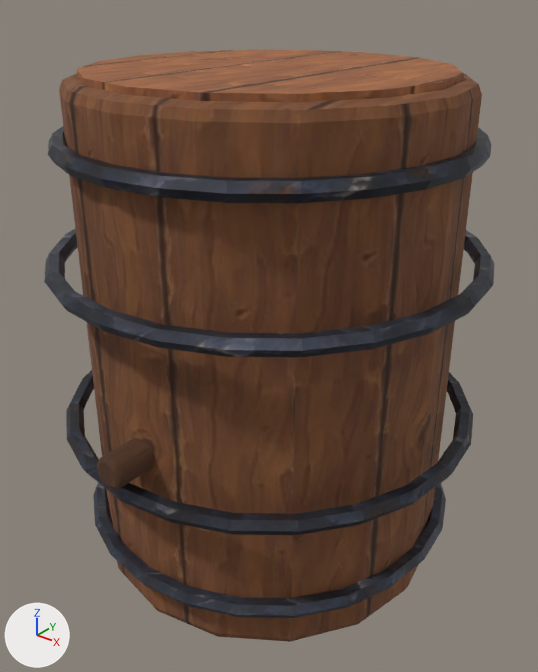
One commit to the glTF model assets/models/build/barrel__plank_root.glb: the scene before it, then after it.
One viewpoint serves both versions: a camera (50 mm lens) standing at (0.782, -0.978, 1.042) and looking at (0.018, -0.024, 0.45). Lighting does not change. The marker at lower left points along +X, +Y and +Z. The picture after the commit comes second. Vertices at exactly the same position are counted once.

The older version as bpy lines, for what is in view:
```python
me_cylinder_002 = bpy.data.meshes.new('Cylinder.002')
me_cylinder_002.from_pydata(...)  # 816 vertices, 1620 faces; spans x -0.386..0.386, y -0.4..0.386, z 0.0..0.91
# faces by material slot: [220, 188, 576, 576, 60]
me_cylinder_002.materials.append(mat_wood_dark)  # picture img_wood_dark
me_cylinder_002.materials.append(mat_wood_b)  # picture img_wood_b
me_cylinder_002.materials.append(mat_iron_a)  # picture img_iron_a
me_cylinder_002.materials.append(mat_iron_b)  # picture img_iron_b
me_cylinder_002.materials.append(mat_wood_c)  # picture img_wood_c
ob_model = bpy.data.objects.new('model', me_cylinder_002)
ob_model.location = (0.0, 0.0, 0.0)
```
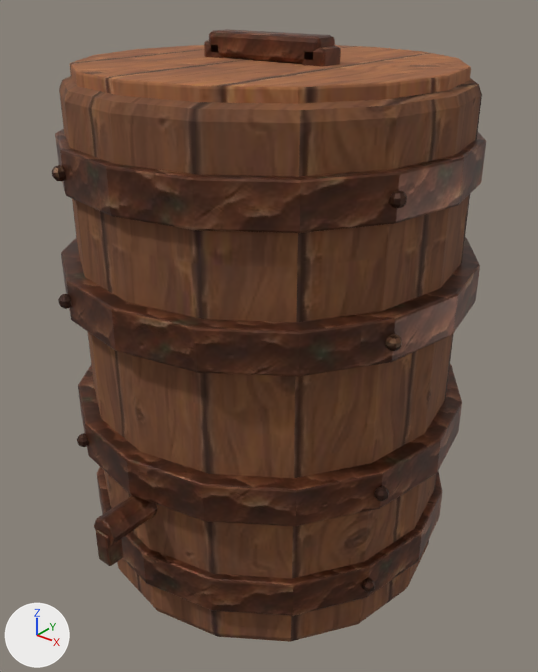
Pixel boxes (x1, y1, x2, y2) of what changed, in the pictures (538 x 672 px):
'model', reshaped
    before: (44, 50, 494, 642)
    after: (52, 29, 486, 642)
part 1 of me_cylinder_002, added
    after: (362, 578, 375, 592)
part 2 of me_cylinder_002, added
    after: (374, 486, 389, 501)
part 3 of me_cylinder_002, added
    after: (77, 433, 89, 447)
part 4 of me_cylinder_002, added
    after: (386, 334, 402, 351)
part 5 of me_cylinder_002, added
    after: (58, 294, 71, 309)
part 6 of me_cylinder_002, added
    after: (389, 190, 407, 209)
part 7 of me_cylinder_002, added
    after: (52, 165, 65, 181)
part 8 of me_cylinder_002, rebuilt (7% narrower, 9% taller)
    before: (44, 229, 494, 357)
    after: (61, 237, 480, 377)
part 9 of me_cylinder_002, rebuilt (35% taller)
    before: (48, 126, 492, 203)
    after: (55, 129, 486, 233)
part 10 of me_cylinder_002, rebuilt
    before: (66, 370, 473, 535)
    after: (78, 364, 462, 526)
part 11 of me_cylinder_002, rebuilt (10% taller)
    before: (93, 483, 446, 618)
    after: (97, 467, 442, 616)
part 12 of me_cylinder_002, rebuilt (13% taller)
    before: (77, 50, 464, 102)
    after: (70, 45, 471, 104)
part 13 of me_cylinder_002, added (brown)
    after: (94, 496, 157, 545)
part 14 of me_cylinder_002, added (brown)
    after: (96, 530, 123, 566)
part 15 of me_cylinder_002, added (brown)
    after: (209, 29, 335, 64)
part 16 of me_cylinder_002, added (mostly hidden)
    after: (204, 40, 224, 58)
part 17 of me_cylinder_002, added (brown)
    after: (303, 46, 341, 66)
part 18 of me_cylinder_002, deleted (brown)
    before: (97, 438, 155, 489)
part 19 of me_cylinder_002, surface changed
    both: (63, 76, 482, 642)

The change, as a diff of the scene's bpy script:
```diff
--- a/assets/models/build/barrel__plank_root.glb.py
+++ b/assets/models/build/barrel__plank_root.glb.py
@@ me_cylinder_002 @@
-me_cylinder_002.from_pydata(...)  # 816 vertices, 1620 faces; spans x -0.386..0.386, y -0.4..0.386, z 0.0..0.91
-me_cylinder_002.materials.append(mat_wood_dark)  # picture img_wood_dark
+me_cylinder_002.from_pydata(...)  # 1456 vertices, 2804 faces; spans x -0.359..0.359, y -0.425..0.359, z 0.0..0.96
+# me_cylinder_002 part 1: a new loose piece, a UV sphere (8 segments, 5 rings, poles along z) spanning x 0.31..0.333, y -0.147..-0.124, z 0.108..0.132, in mat_copper_dark (picture img_copper_dark)
+# me_cylinder_002 part 2: a new loose piece, a UV sphere (8 segments, 5 rings, poles along z) spanning x 0.323..0.346, y -0.153..-0.13, z 0.308..0.332, in mat_copper_dark (picture img_copper_dark)
+# me_cylinder_002 part 3: a new loose piece, a UV sphere (8 segments, 5 rings, poles along z) spanning x -0.153..-0.13, y -0.346..-0.323, z 0.308..0.332, in mat_copper_dark (picture img_copper_dark)
+# me_cylinder_002 part 4: a new loose piece, a UV sphere (8 segments, 5 rings, poles along z) spanning x 0.323..0.346, y -0.153..-0.13, z 0.568..0.592, in mat_copper_dark (picture img_copper_dark)
+# me_cylinder_002 part 5: a new loose piece, a UV sphere (8 segments, 5 rings, poles along z) spanning x -0.153..-0.13, y -0.346..-0.323, z 0.568..0.592, in mat_copper_dark (picture img_copper_dark)
+# me_cylinder_002 part 6: a new loose piece, a UV sphere (8 segments, 5 rings, poles along z) spanning x 0.31..0.333, y -0.147..-0.124, z 0.768..0.792, in mat_copper_dark (picture img_copper_dark)
+# me_cylinder_002 part 7: a new loose piece, a UV sphere (8 segments, 5 rings, poles along z) spanning x -0.147..-0.124, y -0.333..-0.31, z 0.768..0.792, in mat_copper_dark (picture img_copper_dark)
+# me_cylinder_002 part 8: the loose piece of 144 vertices spanning x -0.386..0.386, y -0.386..0.386, z 0.586..0.614 is rebuilt with 96 vertices and now spans x -0.359..0.359, y -0.359..0.359, z 0.545..0.615, in mat_copper_b (picture img_copper_b)
+# me_cylinder_002 part 9: the loose piece of 144 vertices spanning x -0.356..0.356, y -0.356..0.356, z 0.786..0.814 is rebuilt with 96 vertices and now spans x -0.345..0.345, y -0.345..0.345, z 0.745..0.815, in mat_copper_b (picture img_copper_b)
+# me_cylinder_002 part 10: the loose piece of 144 vertices spanning x -0.386..0.386, y -0.386..0.386, z 0.286..0.314 is rebuilt with 96 vertices and now spans x -0.359..0.359, y -0.359..0.359, z 0.285..0.355, in mat_copper_b (picture img_copper_b)
+# me_cylinder_002 part 11: the loose piece of 144 vertices spanning x -0.356..0.356, y -0.356..0.356, z 0.086..0.114 is rebuilt with 96 vertices and now spans x -0.345..0.345, y -0.345..0.345, z 0.085..0.155, in mat_copper_b (picture img_copper_b)
+# me_cylinder_002 part 12: the loose piece of 32 vertices spanning x -0.3..0.3, y -0.3..0.3, z 0.89..0.91 is rebuilt with 96 vertices and now spans x -0.31..0.31, y -0.31..0.31, z 0.89..0.92
+# me_cylinder_002 part 13: a new loose piece of 112 vertices spanning x -0.024..0.024, y -0.42..-0.32, z 0.226..0.274, in mat_copper_b (picture img_copper_b)
+# me_cylinder_002 part 14: a new loose piece of 56 vertices spanning x -0.015..0.015, y -0.425..-0.395, z 0.19..0.25, in mat_copper_b (picture img_copper_b)
+# me_cylinder_002 part 15: a new loose piece of 56 vertices spanning x -0.11..0.11, y -0.025..0.025, z 0.92..0.96, in mat_copper_b (picture img_copper_b)
+# me_cylinder_002 part 16: a new loose piece of 56 vertices spanning x -0.12..-0.08, y -0.025..0.025, z 0.905..0.945, in mat_copper_b (picture img_copper_b)
+# me_cylinder_002 part 17: a new loose piece of 56 vertices spanning x 0.08..0.12, y -0.025..0.025, z 0.905..0.945, in mat_copper_b (picture img_copper_b)
+# me_cylinder_002 part 18: the loose piece of 112 vertices spanning x -0.028..0.029, y -0.4..-0.32, z 0.321..0.379 is deleted
+# me_cylinder_002 part 19: 188 kept faces spanning x -0.33..0.33, y -0.33..0.33, z 0.0..0.9 get new texture (UV) coordinates
+# other edits to the shape of me_cylinder_002 do not show in these pictures
 me_cylinder_002.materials.append(mat_wood_b)
-me_cylinder_002.materials.append(mat_iron_a)  # picture img_iron_a
-me_cylinder_002.materials.append(mat_iron_b)  # picture img_iron_b
 me_cylinder_002.materials.append(mat_wood_c)
+me_cylinder_002.materials.append(mat_copper_b)  # picture img_copper_b
+me_cylinder_002.materials.append(mat_copper_dark)  # picture img_copper_dark
```
